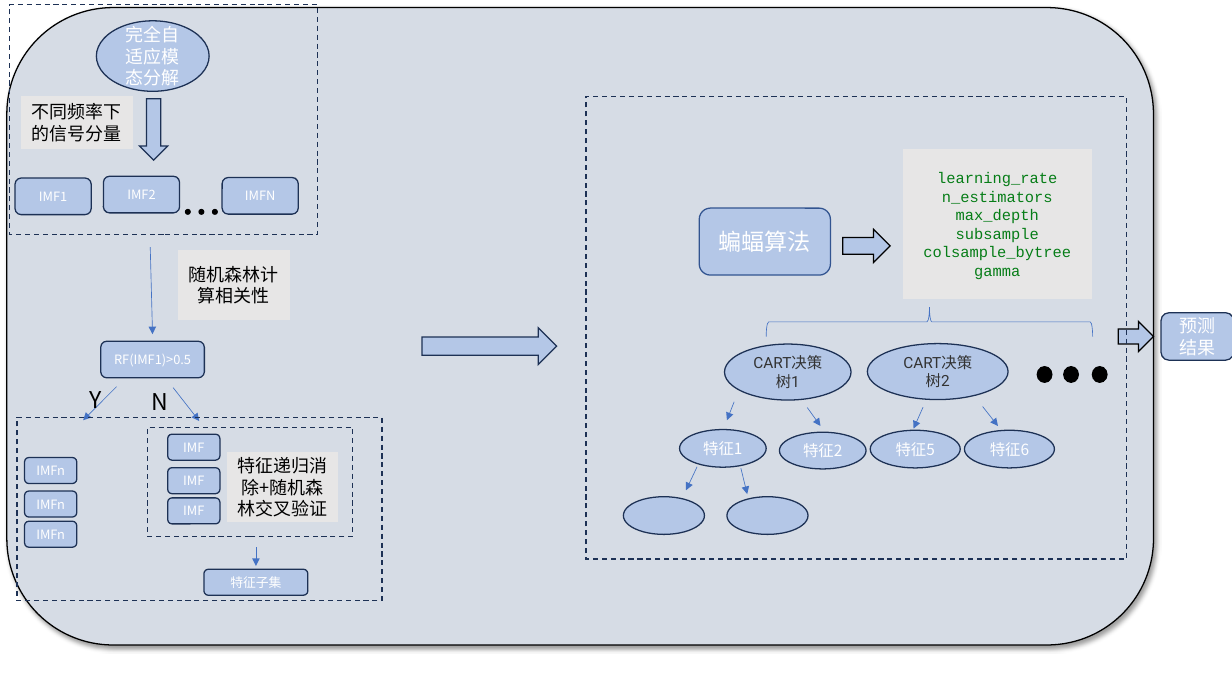
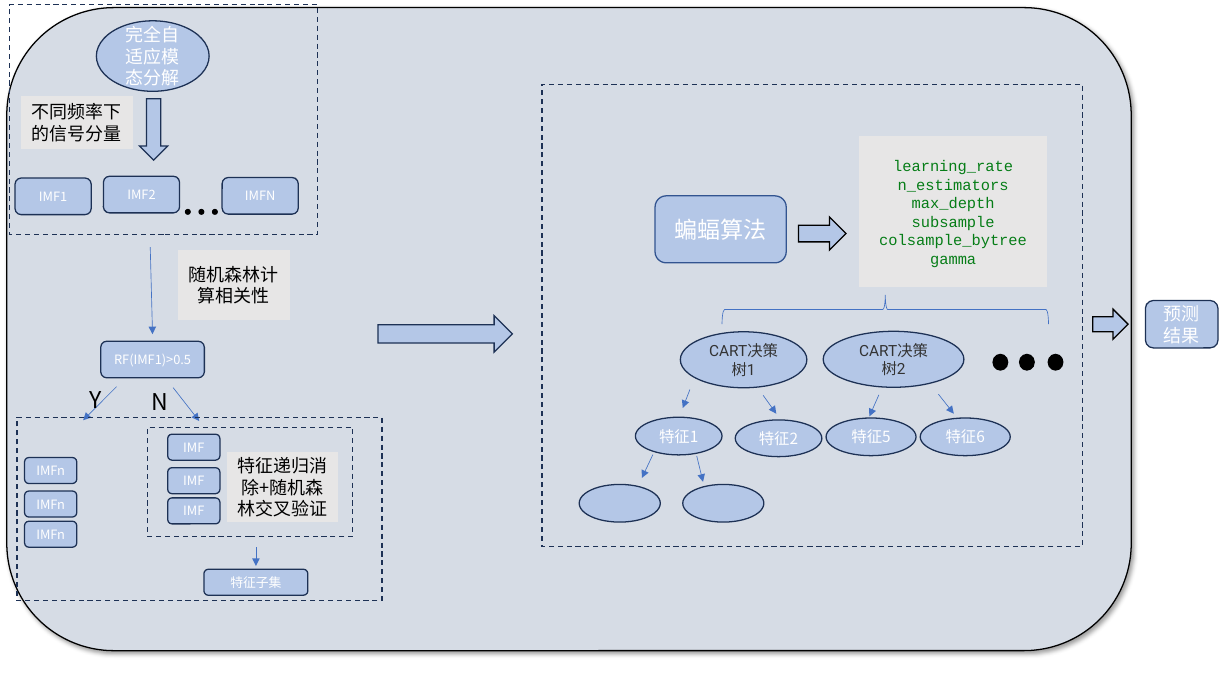
Before and after one commit to lucking666/sys, a slide deck: slide 1 of 卢老师论文汇报/1115汇报.pptx. Drawn at 1232x693 pixels with LibreOffice and Linux fonts; fonts in the diff are those of the drawing. Boxes give left, top, right and bottom in pixels: in the first picture for what was removed or moved away, otherwise in the second. Text is boxed around its words. In the diff, an @@ line names an element or a change of style, - is before the commit and + after.

```diff
--- a/卢老师论文汇报/1115汇报.pptx
+++ b/卢老师论文汇报/1115汇报.pptx
@@ rounded rectangle: place and size @@
-rounded rectangle at bbox=[6, 7, 1153, 645]
+rounded rectangle at bbox=[6, 7, 1131, 651]
@@ right arrow: place and size @@
-right arrow at bbox=[1118, 322, 1153, 352]
+right arrow at bbox=[1093, 310, 1128, 340]
@@ rounded rectangle "预测结果": place and size @@
-rounded rectangle "预测结果" at bbox=[1162, 313, 1232, 360]
+rounded rectangle "预测结果" at bbox=[1146, 300, 1219, 348]
@@ 5 ellipses, 2 arrows, 1 rectangle, 1 left brace: place and size @@
-5 ellipses, 2 arrows, 1 rectangle, 1 left brace at bbox=[586, 97, 1127, 559]
+5 ellipses, 2 arrows, 1 rectangle, 1 left brace at bbox=[543, 84, 1083, 546]
@@ 6 ellipses, 4 arrows, 2 right arrows, 1 rectangle, 1 rounded rectangle: place and size @@
-6 ellipses, 4 arrows, 2 right arrows, 1 rectangle, 1 rounded rectangle at bbox=[422, 148, 1107, 491]
+6 ellipses, 4 arrows, 2 right arrows, 1 rectangle, 1 rounded rectangle at bbox=[378, 136, 1063, 478]
```
Also in this commit, not shown: 1 other slide changed, 7 slides added, 7 slides removed, 24 other files.
